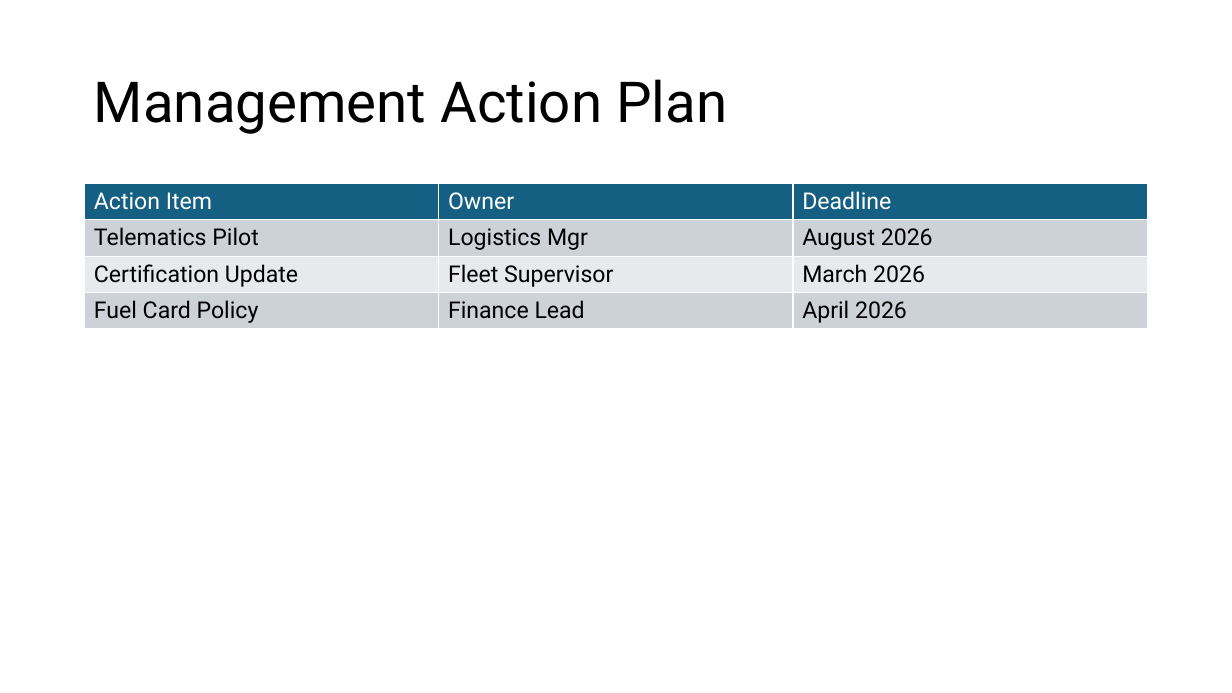
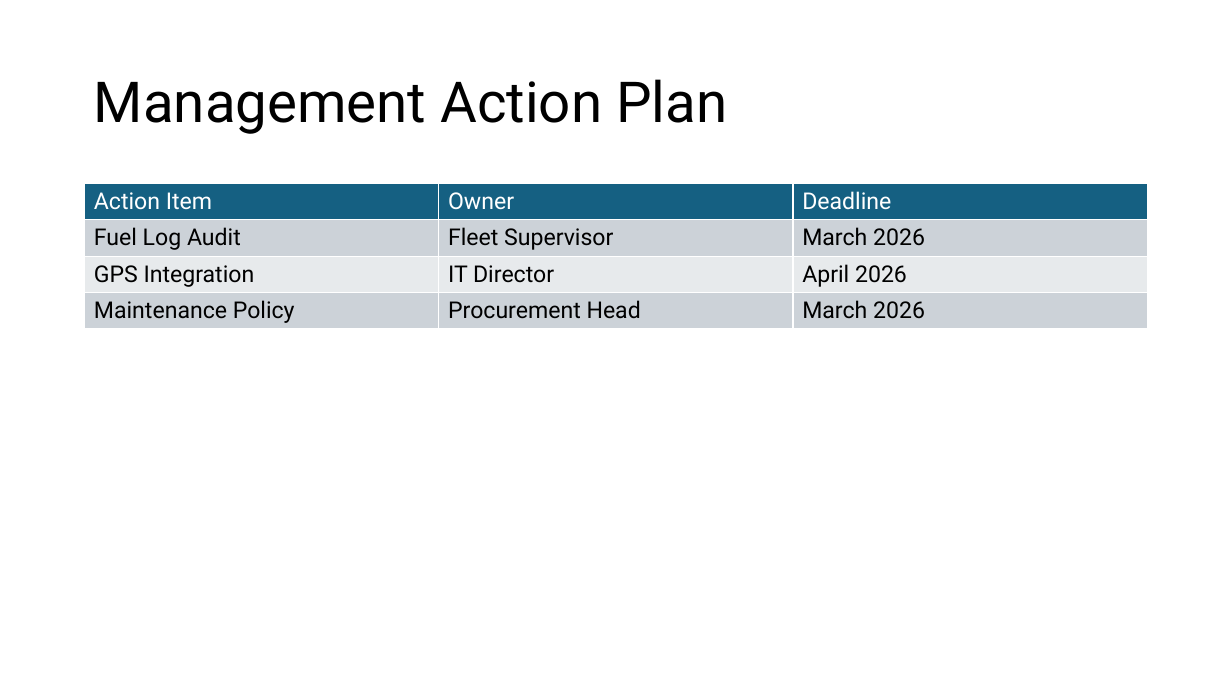
Before and after one commit to DenzDy/ia-report-bot-tools, a slide deck: slide 6 of generated_pptx/IA_Report_Fleet_Management_Operations.pptx. Drawn at 1232x693 pixels with LibreOffice and Linux fonts; fonts in the diff are those of the drawing. Boxes give left, top, right and bottom in pixels: in the first picture for what was removed or moved away, otherwise in the second. Text is boxed around its words. In the diff, an @@ line names an element or a change of style, - is before the commit and + after.

```diff
--- a/generated_pptx/IA_Report_Fleet_Management_Operations.pptx
+++ b/generated_pptx/IA_Report_Fleet_Management_Operations.pptx
@@ table at (85, 184, 1147, 623) @@
-row 2: Telematics Pilot | Logistics Mgr | August 2026
+row 2: Fuel Log Audit | Fleet Supervisor | March 2026
-row 3: Certification Update | Fleet Supervisor | March 2026
+row 3: GPS Integration | IT Director | April 2026
-row 4: Fuel Card Policy | Finance Lead | April 2026
+row 4: Maintenance Policy | Procurement Head | March 2026
```
Also in this commit, not shown: 5 other slides changed, 41 other files.
